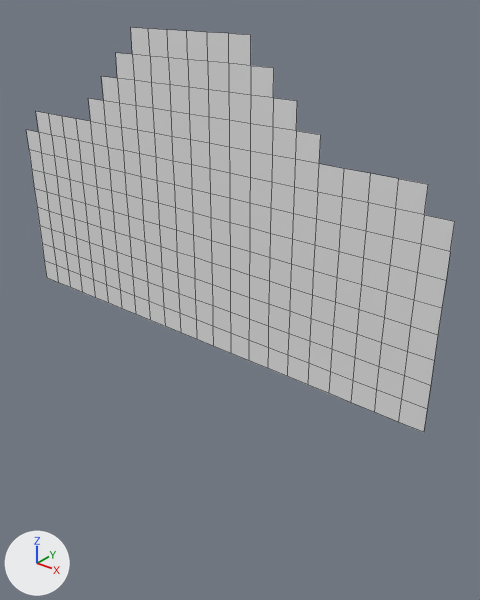
A saved change to the OBJ model MardukGame/Assets/Tiled2Unity/Meshes/levelChunk8.obj.
One viewpoint serves both versions: a 50 mm lens placed at (-637.0, -1243.0, -910.0), pointed at (-1678.0, 59.0, -1717.0). The axes (+X, +Y, +Z) are drawn at lower left. The lights are the same throughout. Mesh edges are drawn as thin lines. Where no turn or scale is listed for an object, it has been applied to the vertices.

The first picture shows 'levelChunk8'.
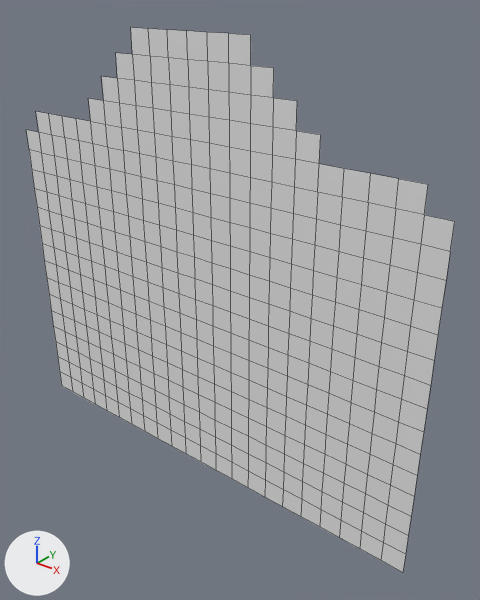
Where the change shows, as pixel boxes (x1, y1, x2, y2) in the pictures (480 x 600 px):
'levelChunk8', reshaped (34% taller)
    before: (26, 27, 455, 432)
    after: (26, 27, 455, 572)
part 1 of me_levelchunk8, added
    after: (47, 278, 424, 572)

The edits, one by one:
me_levelchunk8 is used by ob_levelchunk8; location (0.0, 0.0, 0.0).
me_levelchunk8 had 268 vertices, 232 faces and spanned x -2496.0..-1088.0, y 0.0, z -1856.0..-1024.0.
me_levelchunk8 now has 429 vertices, 386 faces and spans x -2496.0..-1088.0, y 0.0, z -2304.0..-1024.0.
Part 1, on me_levelchunk8:
23 new vertices lie (0.0, 0.0, -64.0) away from vertices in x -2496.0..-1088.0, y 0.0, z -1856.0.
23 new vertices lie (0.0, 0.0, -64.0) away from vertices in x -2496.0..-1088.0, y 0.0, z -1920.0.
23 new vertices lie (0.0, 0.0, -64.0) away from vertices in x -2496.0..-1088.0, y 0.0, z -1984.0.
23 new vertices lie (0.0, 0.0, -64.0) away from vertices in x -2496.0..-1088.0, y 0.0, z -2048.0.
23 new vertices lie (0.0, 0.0, -64.0) away from vertices in x -2496.0..-1088.0, y 0.0, z -2112.0.
23 new vertices lie (0.0, 0.0, -64.0) away from vertices in x -2496.0..-1088.0, y 0.0, z -2176.0.
23 new vertices lie (0.0, 0.0, -64.0) away from vertices in x -2496.0..-1088.0, y 0.0, z -2240.0.
154 new faces join them.
